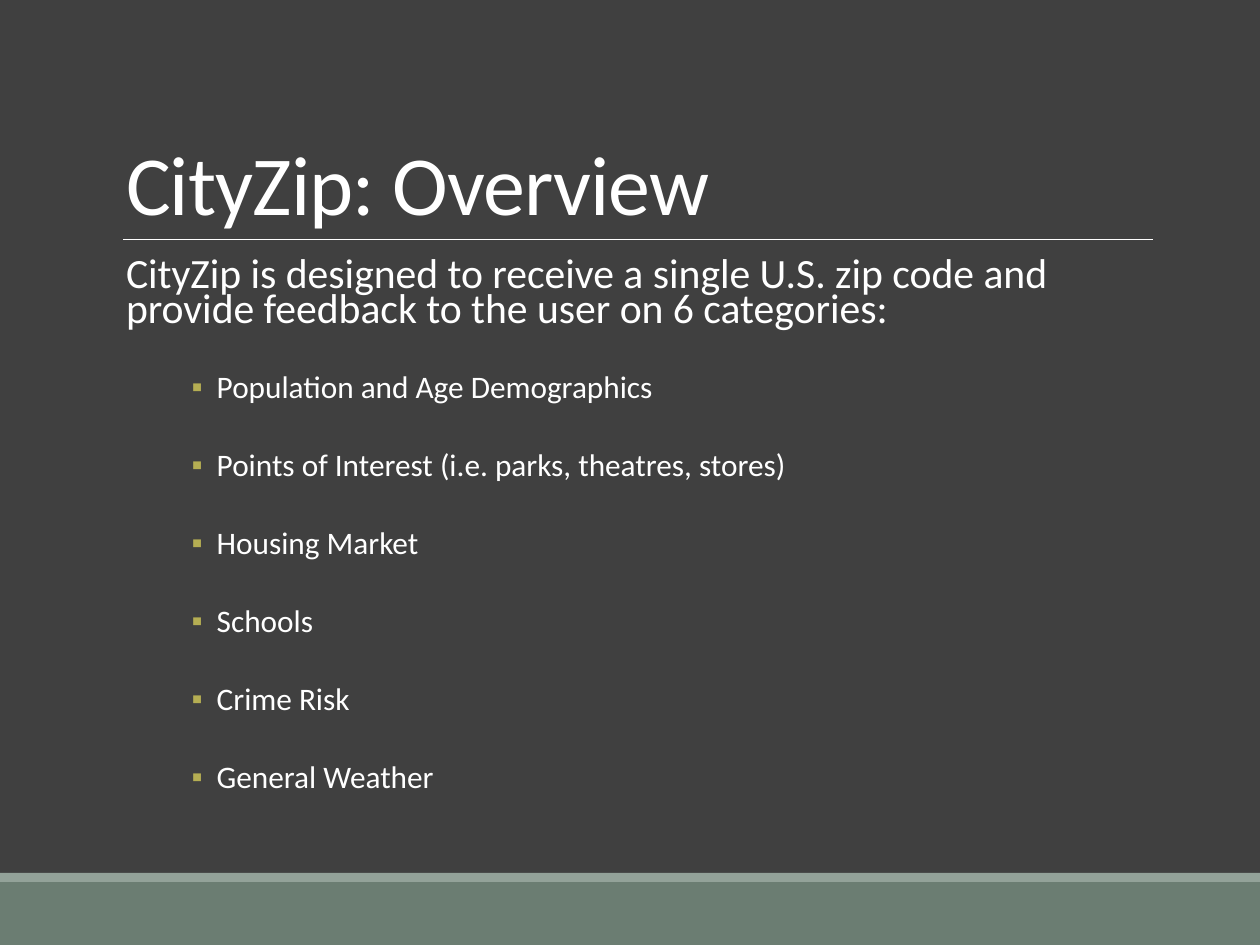
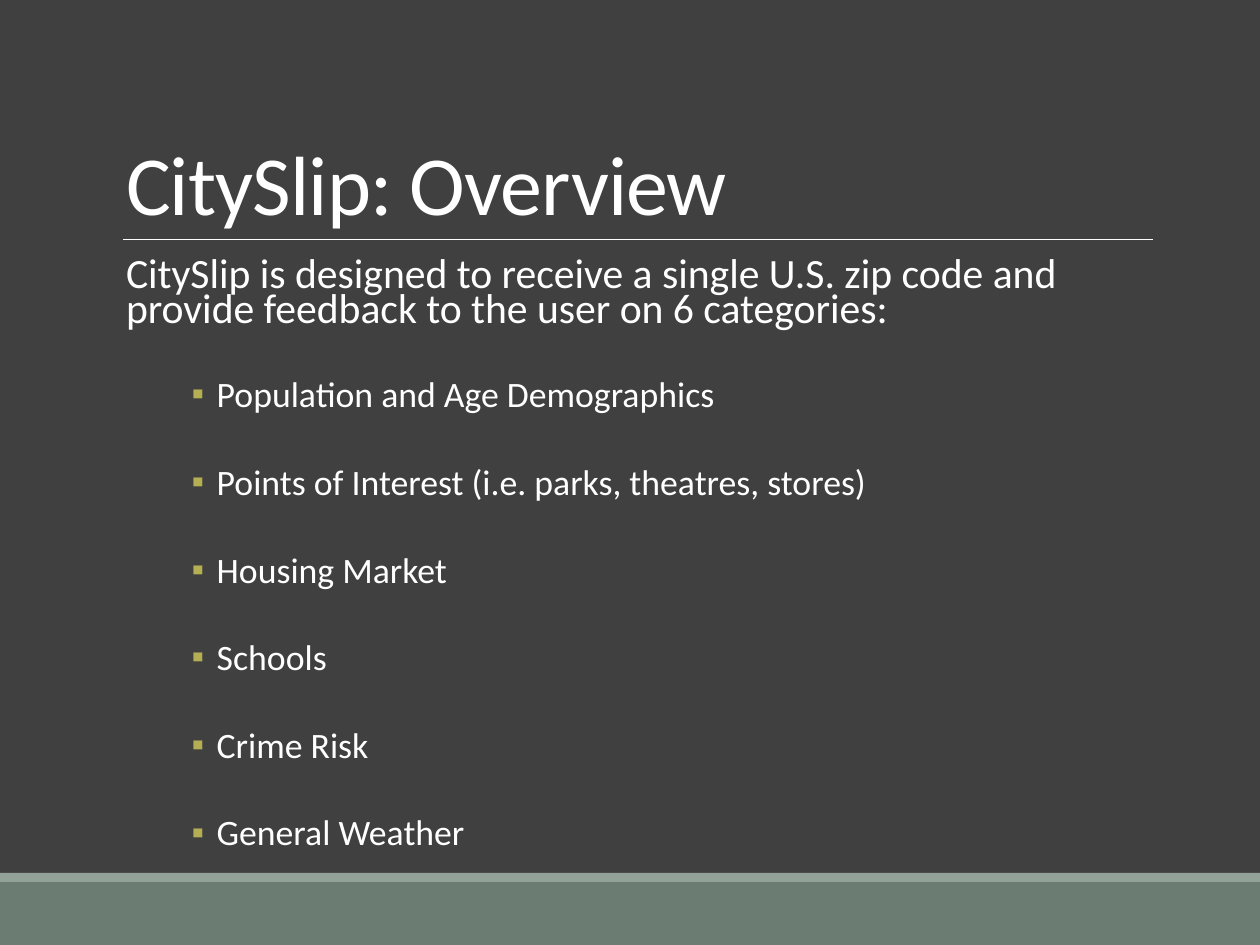
Before and after one commit to miriambrk/CityScore-ZipSlip-, a slide deck: slide 2 of CityZip_Presentation.pptx. Drawn at 1260x945 pixels with LibreOffice and Linux fonts; fonts in the diff are those of the drawing. Boxes give left, top, right and bottom in pixels: in the first picture for what was removed or moved away, otherwise in the second. Text is boxed around its words. In the diff, an @@ line names an element or a change of style, - is before the commit and + after.

```diff
--- a/CityZip_Presentation.pptx
+++ b/CityZip_Presentation.pptx
@@ title at box(126, 156, 727, 229): text changed @@
-CityZip: Overview
+CitySlip: Overview
@@ text at box(126, 259, 1057, 330): text changed @@
-  CityZip is designed to receive a single U.S. zip code and provide feedback to the user on 6 categories:
+  CitySlip is designed to receive a single U.S. zip code and provide feedback to the user on 6 categories:
@@ text at box(217, 382, 865, 846): size 17.9 to 20.4 pt in "Population and Age Demographics", "Points of Interest (i.e. parks, theatres, stores)", "Housing Market", "Schools" and 2 more places @@
```
Also in this commit, not shown: 6 other slides changed, 1 slide added, 1 slide removed.
